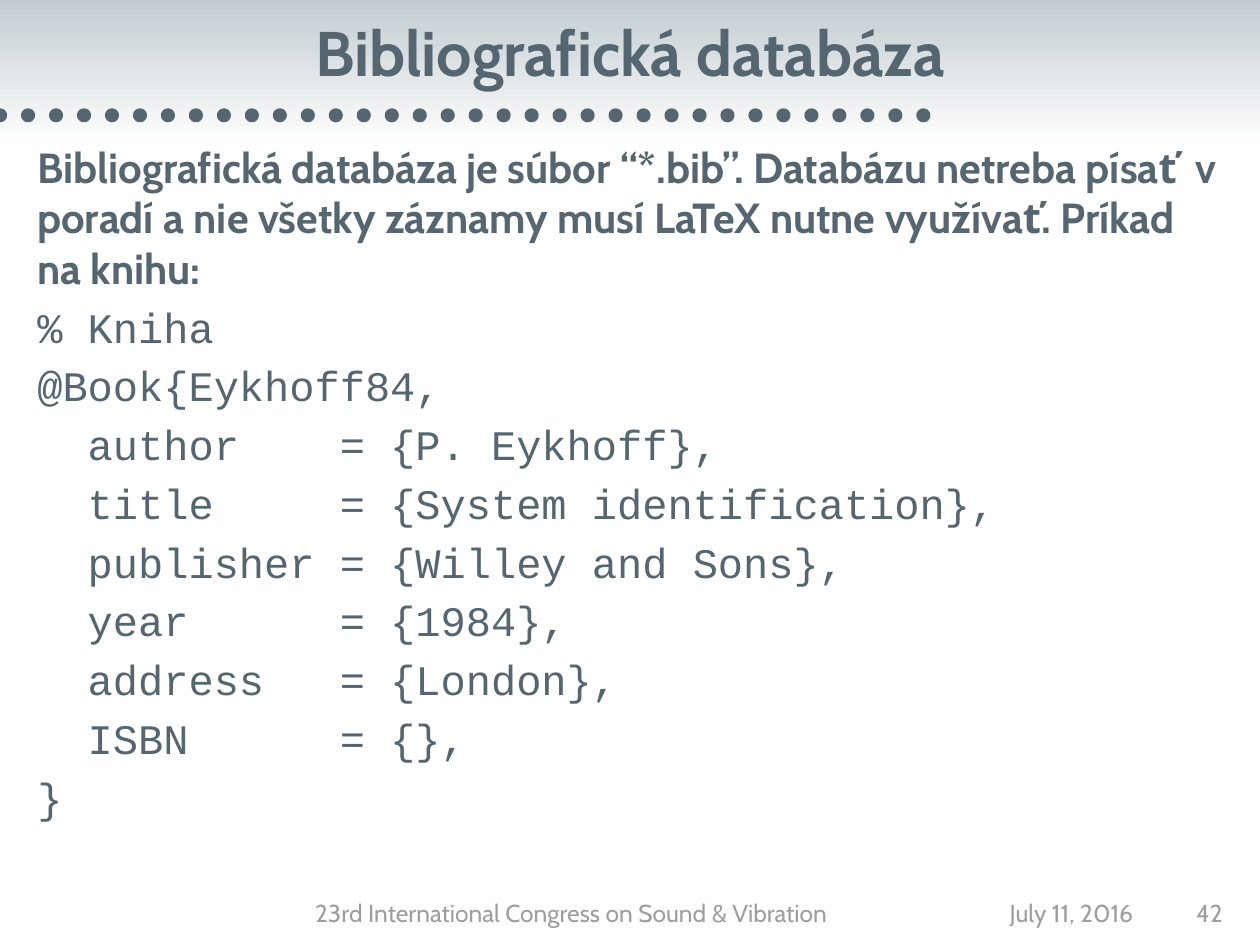
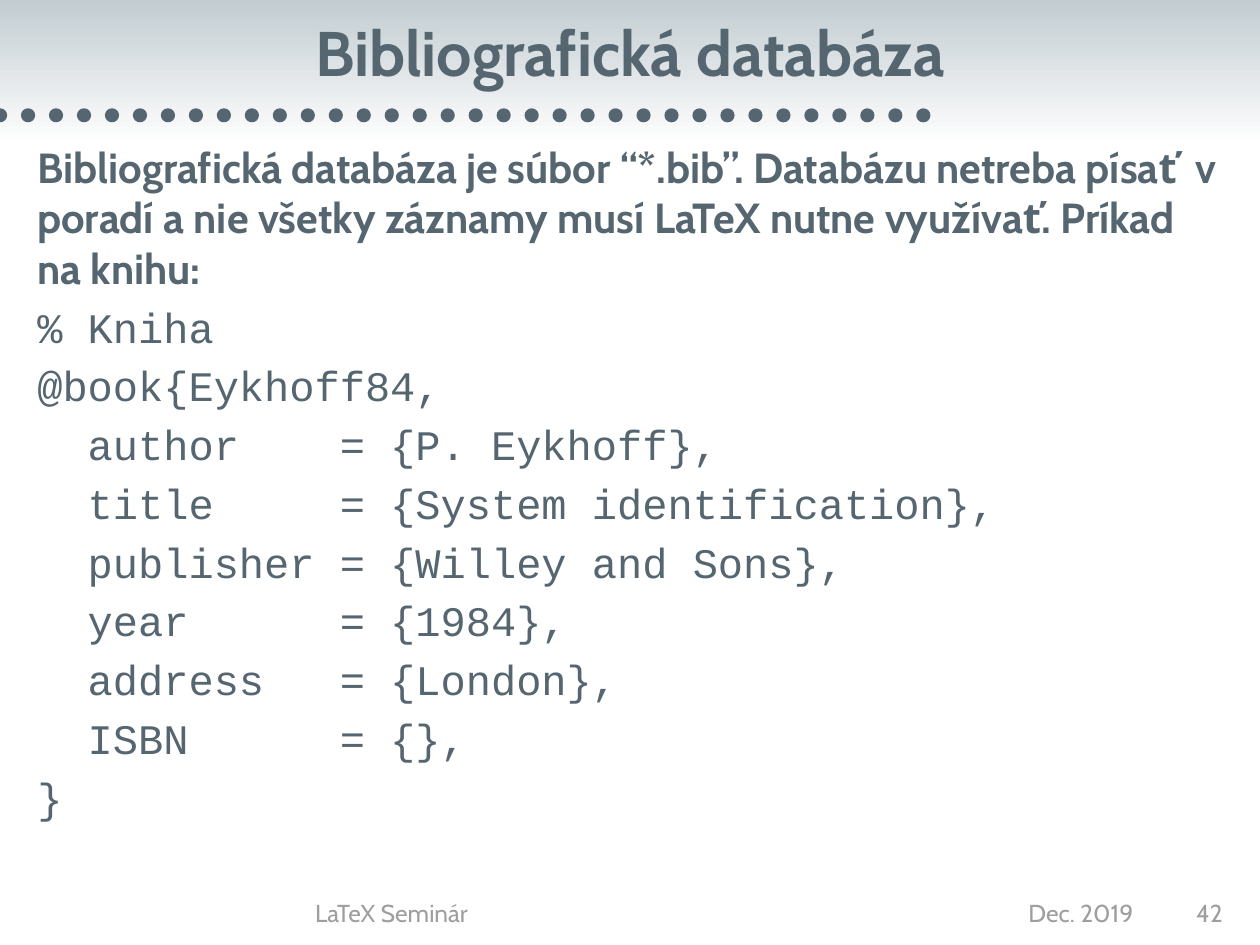
Before and after one commit to gergelytakacs/STU-thesis, a slide deck: slide 42 of tutorial/LaTeX_Takacs.pptx. Drawn at 1260x945 pixels with LibreOffice and Linux fonts; fonts in the diff are those of the drawing; background and template pictures are left out. Boxes give left, top, right and bottom in pixels: in the first picture for what was removed or moved away, otherwise in the second. Text is boxed around its words. In the diff, an @@ line names an element or a change of style, - is before the commit and + after.

```diff
--- a/tutorial/LaTeX_Takacs.pptx
+++ b/tutorial/LaTeX_Takacs.pptx
@@ text at (37,371,440,410): text changed @@
-@Book{Eykhoff84,
+@book{Eykhoff84,
@@ text at (315,904,468,922): text changed @@
-23rd International Congress on Sound & Vibration
+LaTeX Seminár
@@ text at (1028,904,1133,922): text changed @@
-July 11, 2016
+Dec. 2019
```
Also in this commit, not shown: 48 other slides changed, 41 other files.
